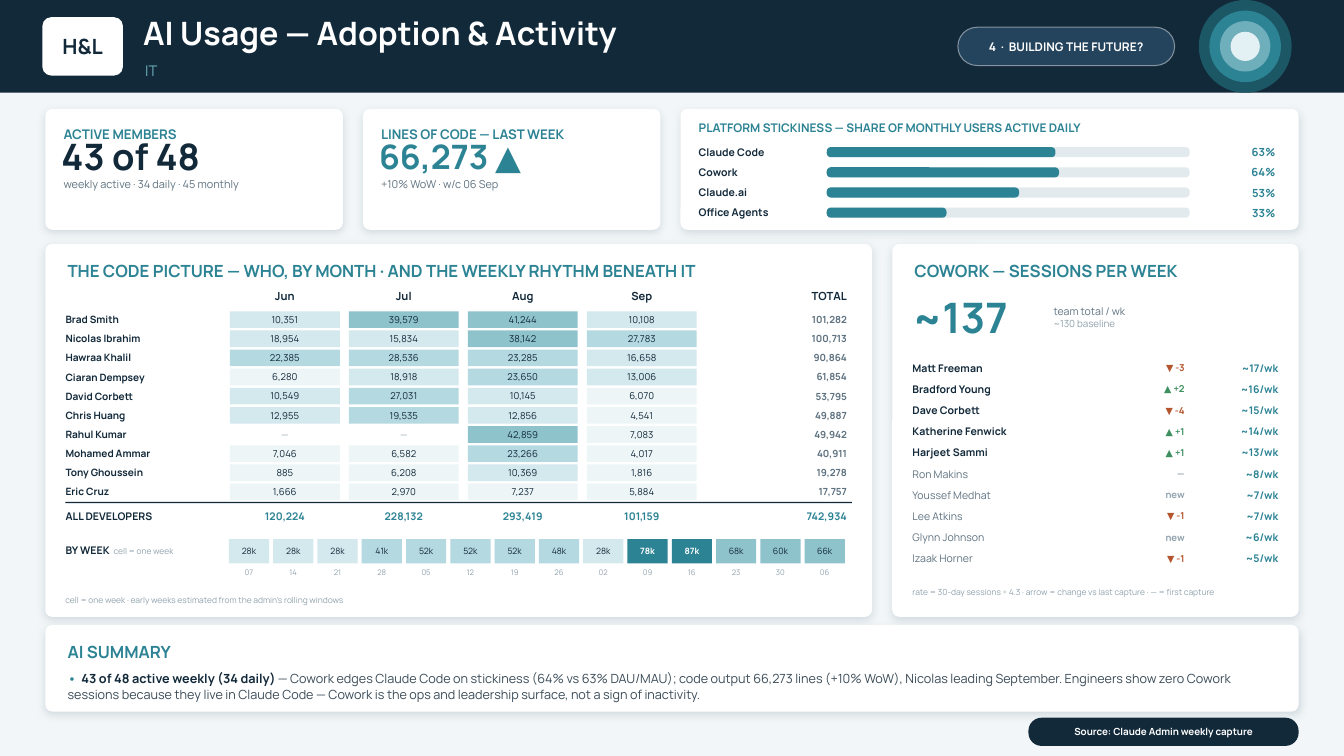
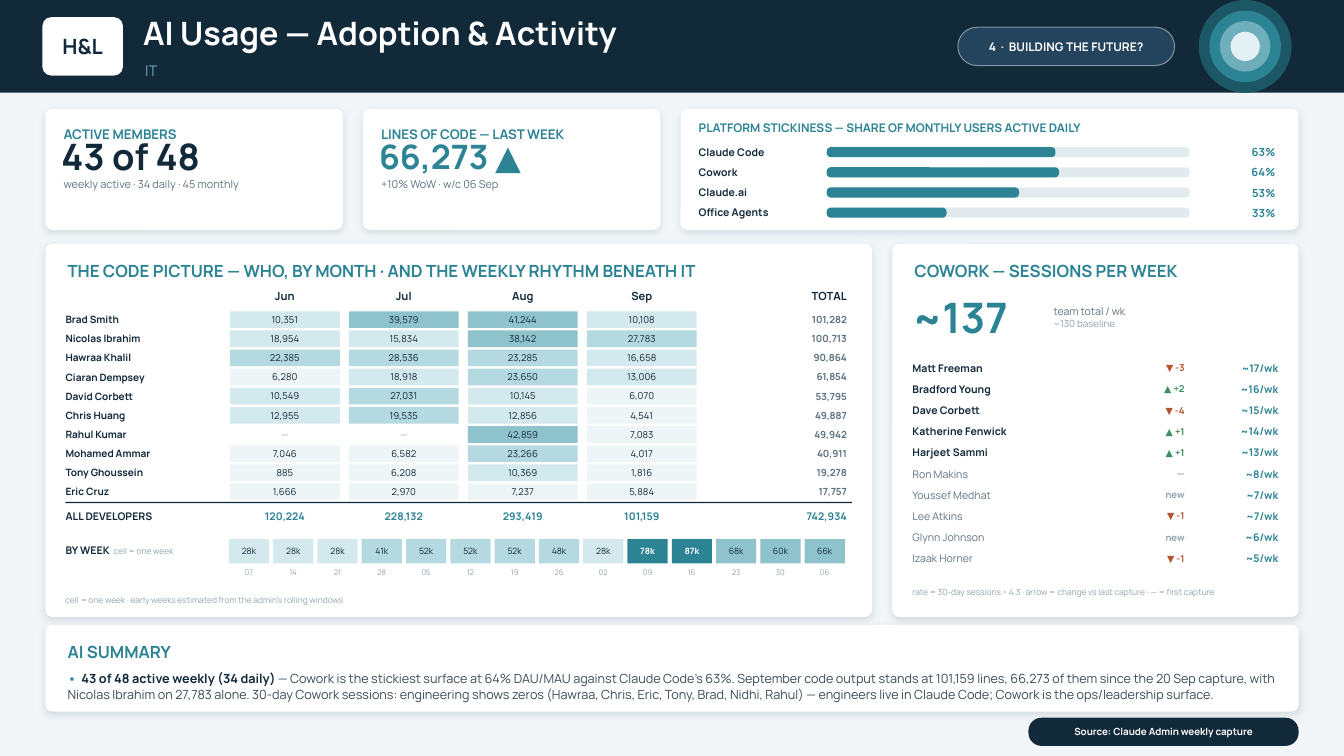
Before and after one commit to ihorner-hl/leadership-reporting, a slide deck: slide 12 of exec-deck/output/H&L Weekly Update - WC 14 Sep 2026.pptx (slide 14 before the commit). Drawn at 1344x756 pixels with LibreOffice and Linux fonts; fonts in the diff are those of the drawing. Boxes give left, top, right and bottom in pixels: in the first picture for what was removed or moved away, otherwise in the second. Text is boxed around its words. In the diff, an @@ line names an element or a change of style, - is before the commit and + after.

```diff
--- a/exec-deck/output/H&L Weekly Update - WC 14 Sep 2026.pptx
+++ b/exec-deck/output/H&L Weekly Update - WC 14 Sep 2026.pptx
@@ text at [68,672,1275,702]: text changed @@
-• 43 of 48 active weekly (34 daily) — Cowork edges Claude Code on stickiness (64% vs 63% DAU/MAU); code output 66,273 lines (+10% WoW), Nicolas leading September. Engineers show zero Cowork sessions because they live in Claude Code — Cowork is the ops and leadership surface, not a sign of inactivity.
+• 43 of 48 active weekly (34 daily) — Cowork is the stickiest surface at 64% DAU/MAU against Claude Code's 63%. September code output stands at 101,159 lines, 66,273 of them since the 20 Sep capture, with Nicolas Ibrahim on 27,783 alone. 30-day Cowork sessions: engineering shows zeros (Hawraa, Chris, Eric, Tony, Brad, Nidhi, Rahul) — engineers live in Claude Code; Cowork is the ops/leadership surface.
```
Also in this commit, not shown: 8 other slides changed, 2 slides removed, 9 other files.
